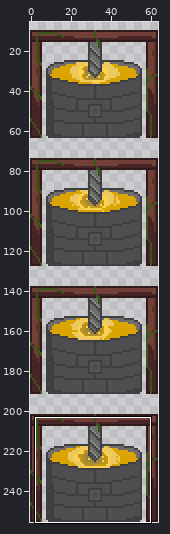
Sprite sheet -- android/assets/MaquinaComidaOn.png. The picture above shows the old version from afar; the outline marks the close-up.
Close-up. Before:
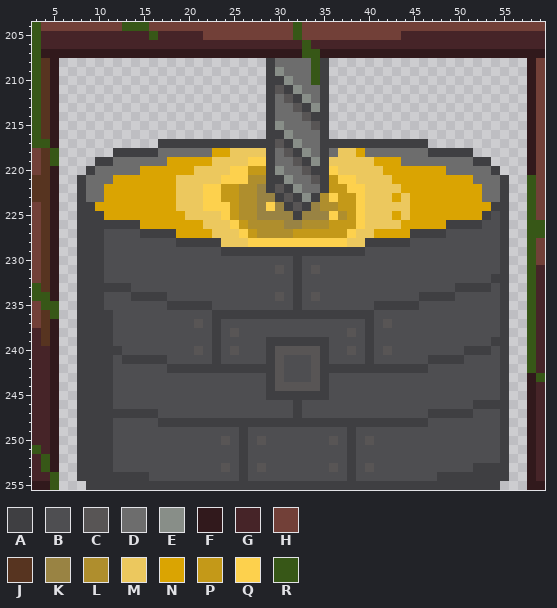
The file is 64x256 pixels. Shown: x 3..59, y 204..255. The wide view leaves out empty margins. The commit also changed other parts of the picture, which this record leaves out.
Palette (. is transparent): A #3f3f42  B #4e4e51  C #585555  D #6d6d6d  E #888e88  F #31191c  G #462428  H #724038  J #573420  K #998343  L #af8e2d  M #ecc85e  N #daa402  P #c49918  Q #fdd14d  R #375717
Pixels before (only the part around the change), first column x 3:
204 RHHHHHHHHHRRRHHHHHHHHHHHHHHHHRHHHHHHHHHHHHHHHHHHHHHHHHHHH
205 RGGGGGGGGGGGGRGGGGGHHHHHHHHHHRHHHHHHHHHHHGGGGGGGGGGGGGGGG
206 RGGGGGGGGGGGGGGGGGGGGGGGGGGGGGRGGGGGGGGGGGGGGGGGGGGGGGGGG
207 RFFFFFFFFFFFFFFFFFFFFFFFFFFFFFRRFFFFFFFFFFFFFFFFFFFFFFFFF
208 RJF.......................ADDDDRA......................FH
209 RJF.......................AEDDDRA......................FH
210 RJF.......................AAEDDRA......................FH
211 RJF.......................ACAEDDA......................FH
212 RJF.......................ADCAEDA......................FH
213 RJF.......................ADDCAEA......................FH
214 RJF.......................ADDDCAA......................FH
215 RJF.......................AEDDDCA......................FH
216 RJF.......................AAEDDDA......................FH
217 RRF...........AAAAAAAAAAAAACAEDDAAAAAAAAAAAA...........FH
218 HJR......AAAAADDDDDDNNMMMMADCAEDADMMNDDDDDDDAAAAA......FH
219 HJR....AADDDDDDNNNNNMMMMQQADDCAEAMMMMMNNNDDDDDDDDAA....FH
220 HJF...ADDDDDNNNNNNMMMMQQPPAEDDCAAQMMMMMNNNNNNNDDDDDA...FH
221 JJF..ADDDNNNNNNNMMMMMQQQLLAAEDDCAPQQMMMMNNNNNNNNNDDDA..RH
222 JJF..ADDNNNNNNNNMMMQQPPLLKACAEDDAPPQQMMMMNNNNNNNNNDDA..RH
223 JJF..ADDNNNNNNNNMMMQQPPLLKKACAEALQPPQMMMNMNNNNNNNNDDA..RH
224 HJF..AANNNNNNNNNMMMQQQPLLKQKACAKLLPPQMMMMMNNNNNNNNNAA..RH
225 HJF..AAANNNNNNNNNMMMMQPLLKKKKAKKKQLPQMMMNMNNNNNNNNABA..RH
226 HJF..AAAAAAANNNNNNNMMMQPLLLLKKLLLPPPQMMMMNNNNNAAAABBA..RR
227 HJF..AAABBBBAAAANNNNMMMQPLLLLPPPPPPQMMNNNNAAAABBBBBBA..RR
228 HJF..AAABBBBBBBBAAAAAMMMQQQQQQQQQQQMMAAAAABBBBBBBBBBA..RH
229 HJF..AAABBBBBBBBBBBBBAAAAAAAAAAAAAAAABBBBBBBBBBBBBBBA..RH
230 HJF..AAABBBBBBBBBBBBBBBBBBBBBABBBBBBBBBBBBBBBBBBBBBBA..RH
231 HJF..AAABBBBBBBBBBBBBBBBBBBCBABCBBBBBBBBBBBBBBBBBBBBA..RG
232 HJF..AAABBBBBBBBBBBBBBBBBBBBBABBBBBBBBBBBBBBBBBBBBBAA..RG
233 RJF..AAAAAABBBBBBBBBBBBBBBBBBABBBBBBBBBBBBBBBBBAAAABA..RG
234 RRF..AAABBBAAAABBBBBBBBBBBBCBABCBBBBBBBBBBBAAAABBBBBA..RG
235 HRR..AAABBBBBBBAAAAABBBBBBBBBABBBBBBBBAAAAABBBBBBBBBA..RG
236 HJR..AAAABBBBBBBBBBBAAAAAAAAAAAAAAAAAABBBBBBBBBBBBBBA..RG
237 HJF..AAAABBBBBBBBBCBABBBBBBBBBBBBBBBBABCBBBBBBBBBBBBA..RG
238 GJF..AAAABBBBBBBBBBBABCBBBBBBBBBBBBCBABBBBBBBBBBBBBBA..RG
239 GJF..AAAABBBBBBBBBBBABBBBBAAAAAAABBBBABBBBBBBBBBBBBAA..RG
240 GGF..AAAAABBBBBBBBCBABCBBBACCCCCABBCBABCBBBBBBBBAAABA..RG
241 GGF..AAAABAAAAABBBBBABBBBBACBBBCABBBBABBBBBBAAAABBBBA..RG
242 GGF..AAAABBBBBBAAAAAAAAAAAACBBBCAAAAAAAAAAAABBBBBBBBA..RG
243 GGF..AAAABBBBBBBBBBBBBBBBBACBBBCABBBBBBBBBBBBBBBBBBBA..FR
244 GGF..AAAABBBBBBBBBBBBBBBBBACCCCCABBBBBBBBBBBBBBBBBBBA..FG
245 GGF..AAAABBBBBBBBBBBBBBBBBAAAAAAABBBBBBBBBBBBBBBBBBBA..FG
246 GGF..AAAABBBBBBBBBBBBBBBBBBBBABBBBBBBBBBBBBBBBBBBAAAA..FG
247 GGF..AAAAAAAAABBBBBBBBBBBBBBBABBBBBBBBBBBBBBAAAAABBBA..FG
248 GGF..AAAABBBBBAAAAAAAAAAAAAAAAAAAAAAAAAAAAAABBBBBBBBA..FG
249 GGF..AAAABBBBBBBBBBBBBBABBBBBBBBBBBABBBBBBBBBBBBBBBBA..FG
250 GGF..AAAABBBBBBBBBBBBCBABCBBBBBBBCBABCBBBBBBBBBBBBBBA..FG
251 RGF..AAAABBBBBBBBBBBBBBABBBBBBBBBBBABBBBBBBBBBBBBBBBA..FG
252 GRF..AAAABBBBBBBBBBBBBBABBBBBBBBBBBABBBBBBBBBBBBBBBBA..FG
253 GRF..AAAABBBBBBBBBBBBCBABCBBBBBBBCBABCBBBBBBBBBBBAAAA..FG
254 GGR..AAAAAAAABBBBBBBBBBABBBBBBBBBBBABBBBBBBBBAAAAAAAA..FG
255 FFR...AAAAAAAAAAAAAAAAAAAAAAAAAAAAAAAAAAAAAAAAAAAAAA...FF
Now the later version:
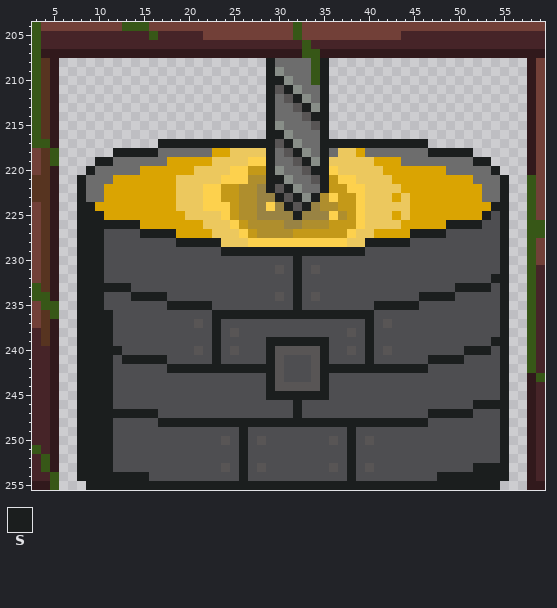
Colours new in this view: S #1b1e1e
Difference:
Changed rows in their new state; - is an unchanged pixel.
first column x 8:
208 ---------------------S-----S--------------------
209 ---------------------S-----S--------------------
210 ---------------------SS----S--------------------
211 ---------------------S-S---S--------------------
212 ---------------------S--S--S--------------------
213 ---------------------S---S-S--------------------
214 ---------------------S----SS--------------------
215 ---------------------S-----S--------------------
216 ---------------------SS----S--------------------
217 ---------SSSSSSSSSSSSS-S---SSSSSSSSSSSS---------
218 ----SSSSS------------S--S--S-----------SSSSS----
219 --SS-----------------S---S-S----------------SS--
220 -S-------------------S----SS------------------S-
221 S--------------------SS----S-------------------S
222 S--------------------S-S---S-------------------S
223 S---------------------S-S-S--------------------S
224 SS---------------------S-S--------------------SS
225 SSS---------------------S--------------------S-S
226 SSSSSSS----------------------------------SSSS--S
227 SSS----SSSS--------------------------SSSS------S
228 SSS--------SSSSS----------------SSSSS----------S
229 SSS-------------SSSSSSSSSSSSSSSS---------------S
230 SSS---------------------S----------------------S
231 SSS---------------------S----------------------S
232 SSS---------------------S---------------------SS
233 SSSSSS------------------S-----------------SSSS-S
234 SSS---SSSS--------------S-------------SSSS-----S
235 SSS-------SSSSS---------S--------SSSSS---------S
236 SSSS-----------SSSSSSSSSSSSSSSSSS--------------S
237 SSSS-----------S----------------S--------------S
238 SSSS-----------S----------------S--------------S
239 SSSS-----------S-----SSSSSSS----S-------------SS
240 SSSSS----------S-----S-----S----S----------SSS-S
241 SSSS-SSSSS-----S-----S-----S----S------SSSS----S
242 SSSS------SSSSSSSSSSSS-----SSSSSSSSSSSS--------S
243 SSSS-----------------S-----S-------------------S
244 SSSS-----------------S-----S-------------------S
245 SSSS-----------------SSSSSSS-------------------S
246 SSSS--------------------S-------------------SSSS
247 SSSSSSSSS---------------S--------------SSSSS---S
248 SSSS-----SSSSSSSSSSSSSSSSSSSSSSSSSSSSSS--------S
249 SSSS--------------S-----------S----------------S
250 SSSS--------------S-----------S----------------S
251 SSSS--------------S-----------S----------------S
252 SSSS--------------S-----------S----------------S
253 SSSS--------------S-----------S-------------SSSS
254 SSSSSSSS----------S-----------S---------SSSSSSSS
255 -SSSSSSSSSSSSSSSSSSSSSSSSSSSSSSSSSSSSSSSSSSSSSS-
Pixel boxes of the changes (left, top, right, bottom) in both close-ups:
changed: (77, 58, 509, 490)
